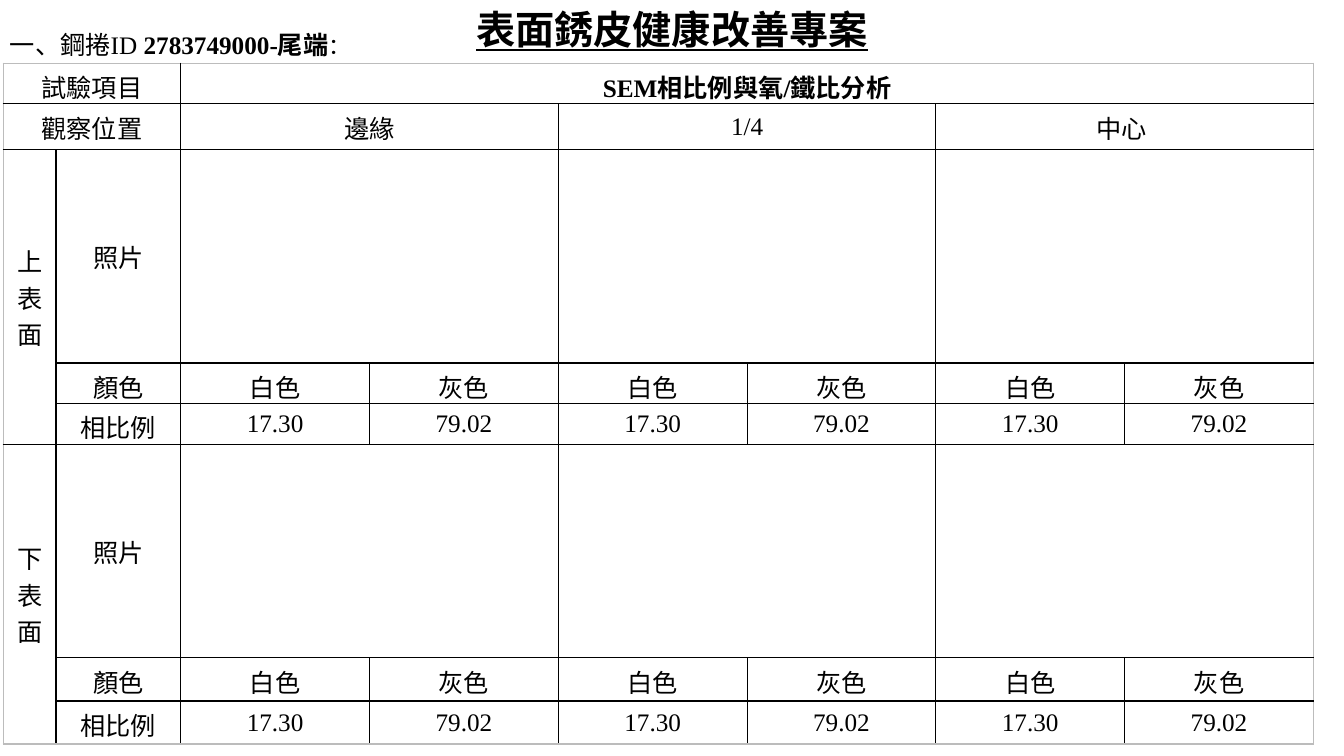
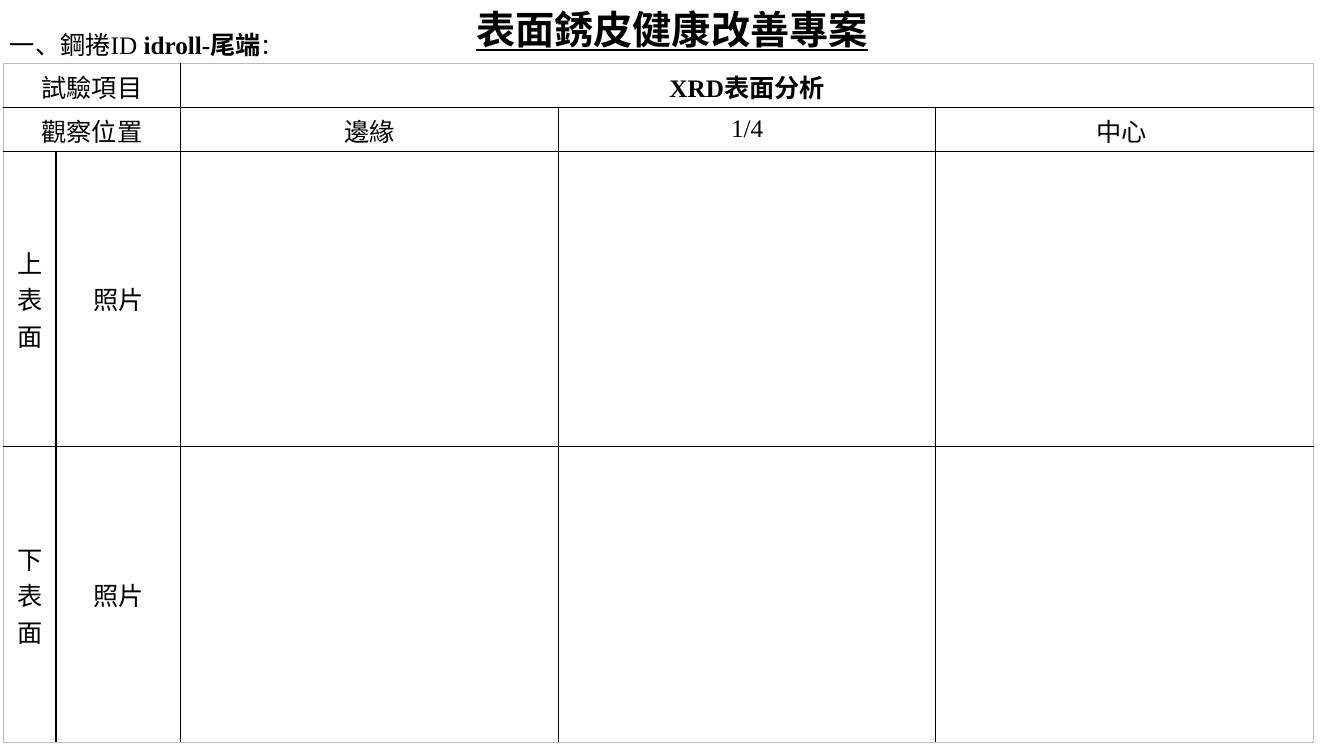
Before and after one commit to PATCoder97/KnowledgeSystem, a slide deck: slide 6 of KnowledgeSystem/AppResources/403_03_SurfaceRustHealth.pptx (slide 2 before the commit). Drawn at 1344x756 pixels with LibreOffice and Linux fonts; fonts in the diff are those of the drawing. Boxes give left, top, right and bottom in pixels: in the first picture for what was removed or moved away, otherwise in the second. Text is boxed around its words. In the diff, an @@ line names an element or a change of style, - is before the commit and + after.

```diff
--- a/KnowledgeSystem/AppResources/403_03_SurfaceRustHealth.pptx
+++ b/KnowledgeSystem/AppResources/403_03_SurfaceRustHealth.pptx
@@ text at (10,33,261,57): text changed @@
-一、鋼捲ID 2783749000-尾端：
+一、鋼捲ID idroll-尾端：
@@ table at (3,64,1315,743) @@
-試驗項目 |  | SEM相比例與氧/鐵比分析 |  |  |  |  | 
-觀察位置 |  | 邊緣 |  | 1/4 |  | 中心 | 
-上表面 | 照片 |  |  |  |  |  | 
- | 顏色 | 白色 | 灰色 | 白色 | 灰色 | 白色 | 灰色
- | 相比例 | 17.30 | 79.02 | 17.30 | 79.02 | 17.30 | 79.02
-下表面 | 照片 |  |  |  |  |  | 
- | 顏色 | 白色 | 灰色 | 白色 | 灰色 | 白色 | 灰色
- | 相比例 | 17.30 | 79.02 | 17.30 | 79.02 | 17.30 | 79.02
+試驗項目 |  | XRD表面分析 |  | 
+觀察位置 |  | 邊緣 | 1/4 | 中心
+上表面 | 照片 |  |  | 
+下表面 | 照片 |  |  | 
```
Also in this commit, not shown: 1 other slide changed, 4 slides added, 3 other files.
